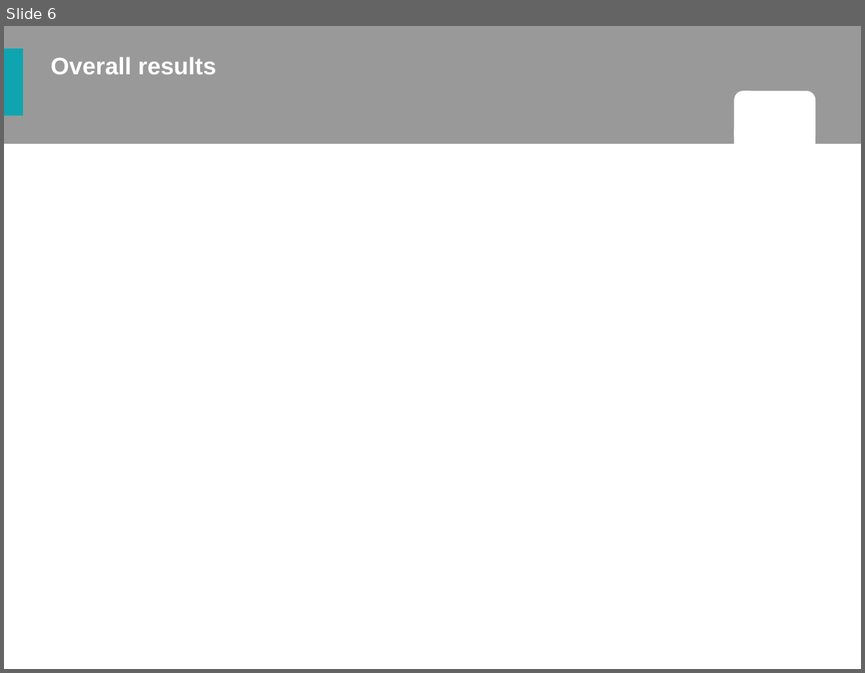
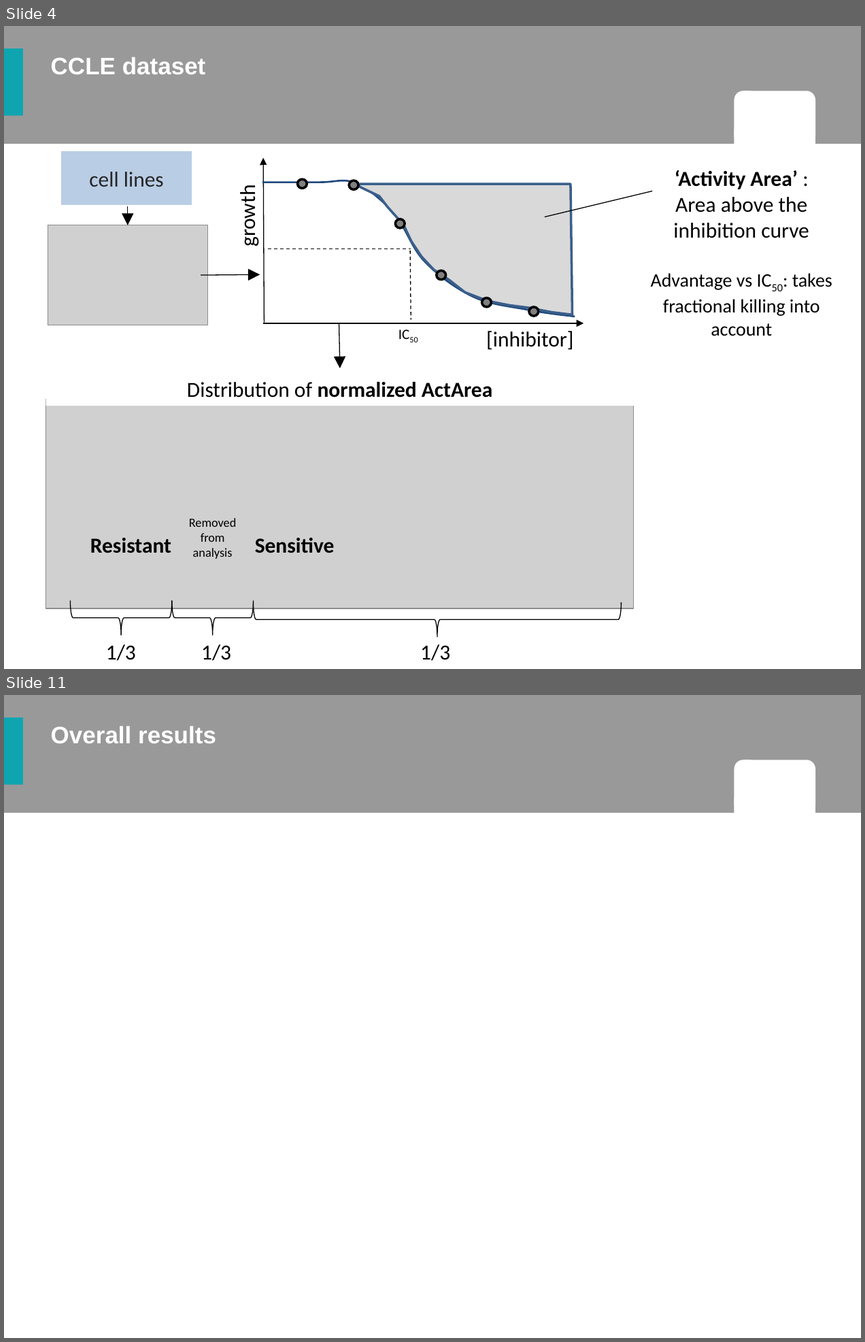
Before and after one commit to sysbiolux/DeepOncoAI, a slide deck: 20220919_10xNestedRedo/202210_Talk_ICSB_DeLandtsheer.pptx. Shown one above the other, each under a label of ours: slide 6 before the commit, slides 4 and 11 after it; the slides between them are not shown. The pictures are 865x673 and 865x1342 pixels, drawn with LibreOffice and Linux fonts; fonts in the diff are those of the drawing; grey boxes stand for pictures; background and template pictures are left out. Boxes give left, top, right and bottom in pixels: in the first picture for what was removed or moved away, otherwise in the second. Text is boxed around its words. In the diff, an @@ line names an element or a change of style, - is before the commit and + after.

```diff
--- a/20220919_10xNestedRedo/202210_Talk_ICSB_DeLandtsheer.pptx
+++ b/20220919_10xNestedRedo/202210_Talk_ICSB_DeLandtsheer.pptx
@@ slide 4 added at [4, 26, 861, 669], background #FFFFFF; not listed: 4 template elements that a slide beside it also shows @@
@@ title added at [51, 57, 206, 74], 20 pt, text #FFFFFF, bold @@
+CCLE dataset
@@ rectangle added at [60, 150, 193, 207], fill #B9CDE5, outline #FFFFFF 2 pt, 18 pt, text #262626 @@
+cell lines
@@ arrow added from (264, 322) to (264, 158), #000000 0.75 pt @@
@@ freeform shape added at [263, 180, 575, 316], outline #1F497D 1.5 pt @@
@@ ellipse added at [297, 180, 307, 189], fill #808080, outline #000000 2 pt @@
@@ ellipse added at [349, 180, 359, 190], fill #808080, outline #000000 2 pt @@
@@ freeform shape added at [354, 182, 573, 315], fill #D9D9D9, outline #3A5F8C 2 pt @@
@@ text added at [651, 170, 832, 336], 16 pt, text #000000 @@
+‘Activity Area’ :
+Area above the inhibition curve
+Advantage vs IC50: takes fractional killing into account
@@ arrow added from (127, 206) to (127, 225), #000000 0.75 pt @@
@@ text added at [235, 191, 260, 244], 18 pt, text #000000 @@
+growth
@@ line added from (545, 217) to (653, 191), #000000 0.75 pt @@
@@ picture added at [48, 225, 207, 324] @@
@@ ellipse added at [396, 219, 405, 228], fill #808080, outline #000000 2 pt @@
@@ line added from (268, 249) to (410, 249), #000000 0.75 pt dashed @@
@@ line added from (410, 250) to (411, 320), #000000 0.75 pt dashed @@
@@ ellipse added at [436, 270, 446, 280], fill #808080, outline #000000 2 pt @@
@@ arrow added from (201, 276) to (260, 274), #000000 0.75 pt @@
@@ ellipse added at [482, 297, 492, 307], fill #808080, outline #000000 2 pt @@
@@ ellipse added at [529, 307, 538, 316], fill #808080, outline #000000 2 pt @@
@@ arrow added from (264, 323) to (583, 323), #000000 0.75 pt @@
@@ arrow added from (339, 323) to (340, 368), #000000 0.75 pt @@
@@ text added at [390, 320, 434, 346], 12 pt, text #000000 @@
+IC50
@@ text added at [486, 331, 573, 350], 18 pt, text #000000 @@
+[inhibitor]
@@ rectangle added at [46, 371, 634, 405], fill #FFFFFF, 18 pt, text #000000, bold @@
+Distribution of normalized ActArea
@@ picture added at [46, 399, 634, 608] @@
@@ text added at [189, 518, 237, 558], 10.5 pt, text #000000 @@
+Removed from analysis
@@ text added at [90, 537, 171, 553], 18 pt, text #000000, bold @@
+Resistant
@@ text added at [255, 537, 334, 553], 18 pt, text #000000, bold @@
+Sensitive
@@ left brace added at [71, 601, 173, 635], outline #000000 0.75 pt @@
@@ left brace added at [171, 601, 253, 635], outline #000000 0.75 pt @@
@@ left brace added at [253, 602, 621, 637], outline #000000 0.75 pt @@
@@ text added at [106, 644, 450, 660], 18 pt, text #000000 @@
+1/3 1/3 1/3
@@ what was slide 6 is now slide 11 @@
```
Also in this commit, not shown: 5 slides changed, 8 other slides added, 4 slides removed, 3 other files.
